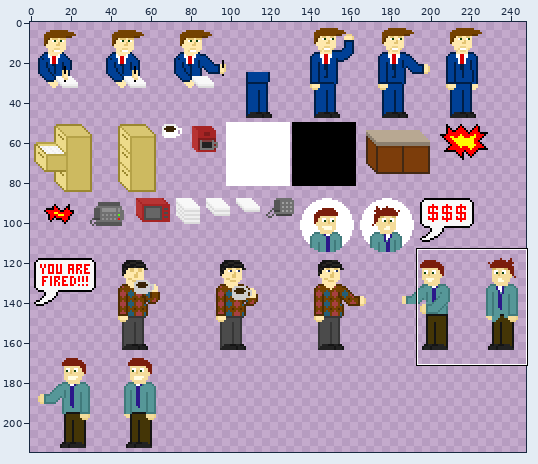
A sprite sheet gets an edit: src/assets/media/sprites.png. The picture above shows the old version from afar; the outline marks the close-up.
Close-up. First the earlier version:
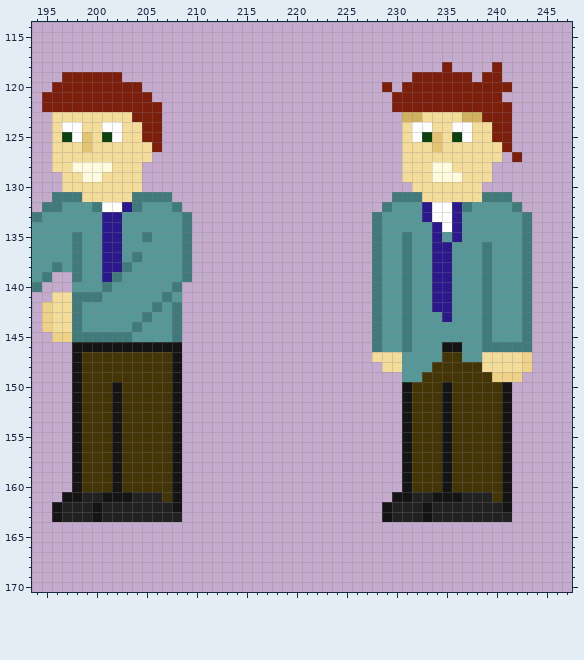
The file is 248x215 pixels. Pixels under 10% opacity are left out. Colours within 5 levels of each other are drawn and written as one. Shown: x 194..247, y 114..170. The commit also changed other parts of the picture, which this record leaves out.
The result:
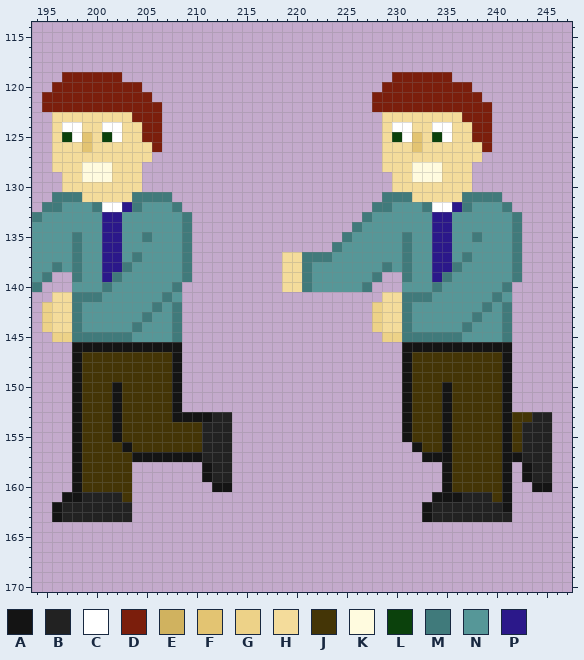
Palette (. is transparent): A #141414  B #222222  C #ffffff  D #7b1e0c  E #d0b25f  F #e3c472  G #edd288  H #f4dc9b  J #443506  K #fffbdf  L #0b410c  M #407a7b  N #569798  P #2b188a
Change:
y 118: x 235 D -> .; x 240 D -> .
y 119: x 230..231 .. -> DD; x 236..237 DD -> ..; x 239..240 DD -> ..
y 120: x 230 . -> D; x 238..241 DDDD -> ....
y 121: x 228..229 .. -> DD; x 239..240 DD -> ..
y 122: x 228..229 .. -> DD; x 240..241 DD -> ..
y 123: x 229..232 ..EE -> HHHH; x 237..238 EE -> DD; x 240..241 DD -> ..
y 124: x 229..241 ..HCCHHCCHHDD -> HCCHHCCHHDD..
y 125: x 229..241 ..HCLFHLCHHDD -> HLCFHLCHHDD..
y 126: x 229..230 .. -> HH; x 232 H -> F; x 234 F -> H; x 239..241 HHD -> D..
y 127: x 229..230 .. -> HH; x 239..240 HH -> ..; x 242 D -> .
y 128: x 198 K -> H; x 229..230 .. -> HH; x 232..233 HH -> KK; x 235 K -> H; x 238..239 HH -> ..
y 129: x 201 H -> K; x 230 . -> H; x 232..233 HH -> KK; x 235..236 KK -> HH; x 238..239 HH -> ..
y 130: x 230..231 .. -> HH; x 238 H -> .
y 131: x 229 . -> M; x 232 M -> H; x 237..238 HH -> MM; x 241 M -> .
y 132: x 228 . -> M; x 233 P -> M; x 241..242 NM -> M.
y 133: x 227..228 .M -> MN; x 233..236 PCCP -> NPPN; x 242..243 NM -> M.
y 134: x 226..228 ..M -> MNN; x 235..236 CP -> PN; x 242..243 NM -> M.
y 135: x 225..228 ...M -> MNNN; x 235..236 NP -> PN; x 238 N -> M; x 242..243 NM -> M.
y 136: x 224..228 ....M -> MNNNN; x 239 M -> N; x 242..243 NM -> M.
y 137: x 219..228 .........M -> HHMMMNNNNN; x 237 N -> M; x 239 M -> N; x 242..243 NM -> M.
y 138: x 219..229 .........MN -> HHMNNNNNNNM; x 236 N -> M; x 239 M -> N; x 242..243 NM -> M.
y 139: x 219..227 ......... -> HHMNNNNNN; x 229..230 NN -> ..; x 235 P -> M; x 239 M -> N; x 242..243 NM -> M.
y 140: x 219..231 .........MNNM -> HHMNNNNNM...N; x 234..235 PP -> MN; x 239 M -> N; x 241..243 NNM -> M..
y 141: x 228..230 MNN -> .HH; x 232..235 NNPP -> MMNN; x 239..240 MN -> NM; x 242..243 NM -> ..
y 142: x 228..230 MNN -> GHH; x 234..235 PP -> NN; x 241..243 NNM -> M..
y 143: x 228..230 MNN -> GHH; x 235 P -> N; x 238..239 NM -> MN; x 241..243 NNM -> M..
y 144: x 228..230 MNN -> GHH; x 237 N -> M; x 239 M -> N; x 241..243 NNM -> M..
y 145: x 228..230 MNN -> .GG; x 232..236 NNNNN -> MMMMM; x 239 M -> N; x 241..243 NNM -> M..
y 146: x 228..234 MNNMNNN -> ...AAAA; x 237..243 NNMMMMM -> AAAAA..
y 147: x 228..234 HHHNNNN -> ...AJJJ; x 237..243 NNHHHHG -> JJJJA..
y 148: x 229..233 HHNNN -> ..AJJ; x 239..243 HHHHG -> JJA..
y 149: x 231..232 NN -> AJ; x 240..242 GGG -> JA.
y 153: x 209..213 ..... -> AAABB; x 242..245 .... -> JJBB
y 154..155: x 208..213 A..... -> JJJBBB; x 242..245 .... -> JBBB
y 156: x 202..203 AJ -> JA; x 208..213 A..... -> JJJBBB; x 231..232 AJ -> .A; x 242..245 .... -> JBBB
y 157: x 202 A -> J; x 204..207 JJJJ -> AAAA; x 209..213 ..... -> AABBB; x 231..234 AJJJ -> ..AA; x 242..245 .... -> ABBB
y 158..159: x 202 A -> J; x 204..208 JJJJA -> .....; x 211..213 ... -> ABB; x 231..234 AJJJ -> ....; x 243..245 ... -> ABB
y 160: x 202 A -> J; x 204..208 JJJJA -> .....; x 212..213 .. -> AA; x 231..234 AJJJ -> ....; x 244..245 .. -> AA
y 161: x 201..208 AAABBBJA -> BBJ.....; x 230..233 AABB -> ....
y 162: x 200 A -> B; x 204..208 BBBBA -> .....; x 229..232 ABBB -> ....
y 163: x 200 A -> B; x 204..208 BBBBB -> .....; x 229..232 ABBB -> ....
Where, in picture pixels (left, top, right, bottom), the same in both close-ups:
changed: (282, 62, 532, 382)
changed: (72, 162, 112, 182)
changed: (92, 412, 232, 522)
added: (512, 412, 552, 492)
changed: (382, 442, 442, 522)
